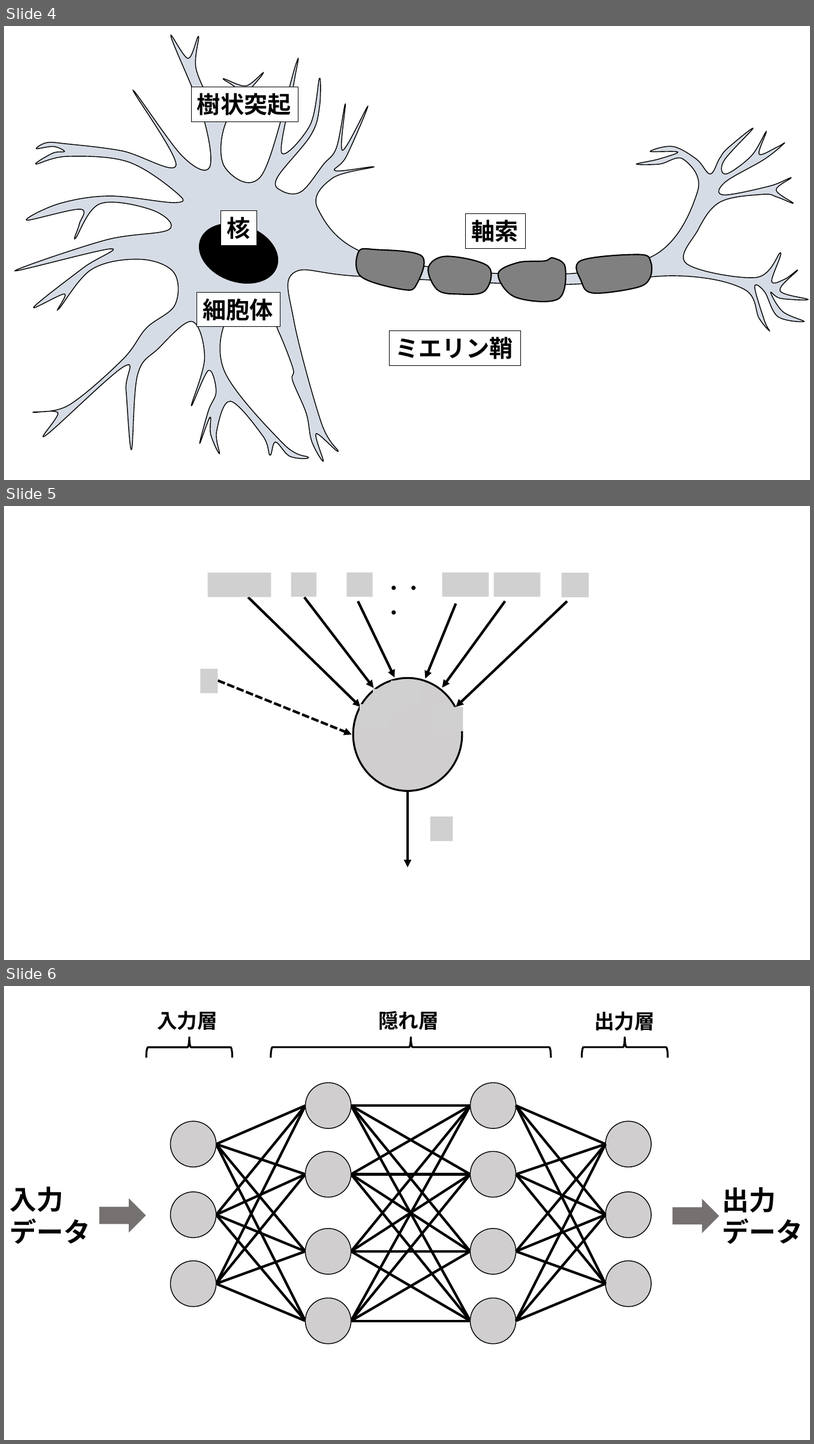
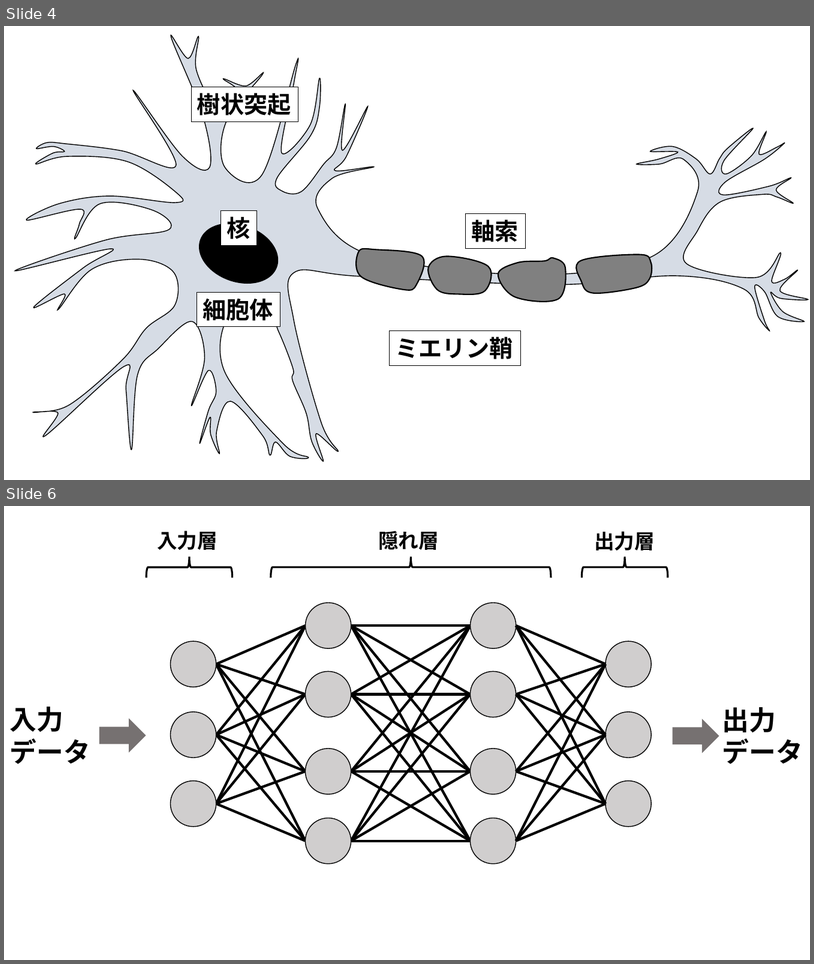
Before and after one commit to rurusasu/tex, a slide deck: 卒研発表tex用_イラスト.pptx. Shown one above the other, each under a label of ours: slides 4, 5 and 6 before the commit, slides 4 and 6 after it; the slides between them are not shown. The pictures are 814x1444 and 814x964 pixels, drawn with LibreOffice and Linux fonts; fonts in the diff are those of the drawing; grey boxes stand for pictures. Boxes give left, top, right and bottom in pixels: in the first picture for what was removed or moved away, otherwise in the second. Text is boxed around its words. In the diff, an @@ line names an element or a change of style, - is before the commit and + after.

```diff
--- a/卒研発表tex用_イラスト.pptx
+++ b/卒研発表tex用_イラスト.pptx
@@ slide 5 removed at <box>4,506,810,960</box>, background #FFFFFF @@
@@ group removed at <box>201,573,589,867</box>: 12 pictures, 8 arrows, 1 ellipse, 1 text @@
-・・・
```
Also in this commit, not shown: 1 slide added, 12 other files.
